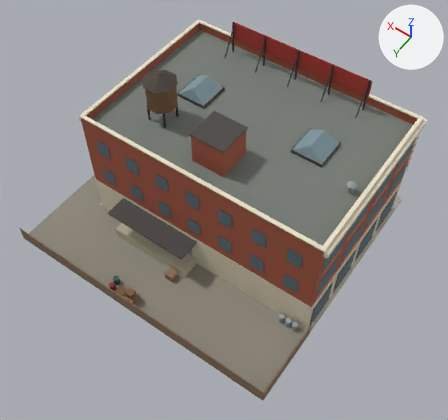
Before and after pictures for a commit that changed the glTF model public/models/store.glb.
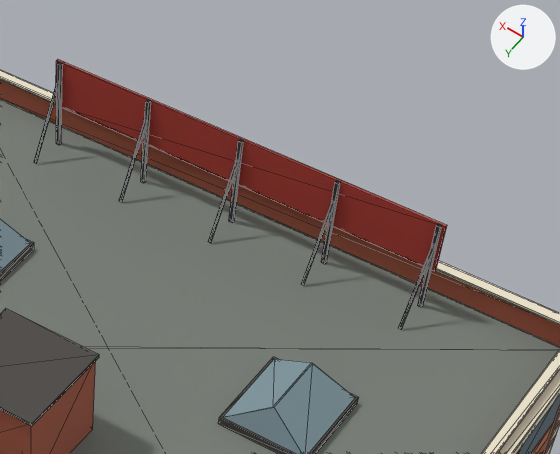
Each version is shown whole from a 50 mm lens placed at (-24.1, 32.6, 53.2), pointed at (-2.6, 2.6, 6.0), then close up on the part from 47% to 92% of the width and 0% to 39% of the height. Lighting does not change. The marker at upper right points along +X, +Y and +Z. The last two pictures show the newer version. The close-ups show mesh edges as thin lines. Vertices at exactly the same position are counted once.

Objects in the first close-up: 'store'.
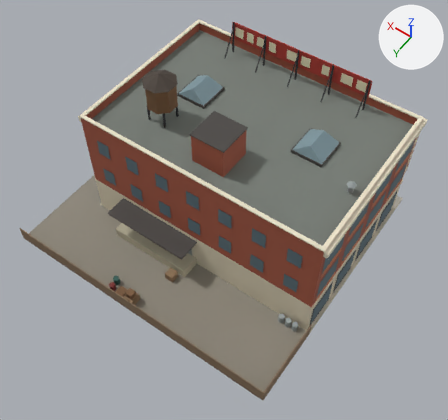
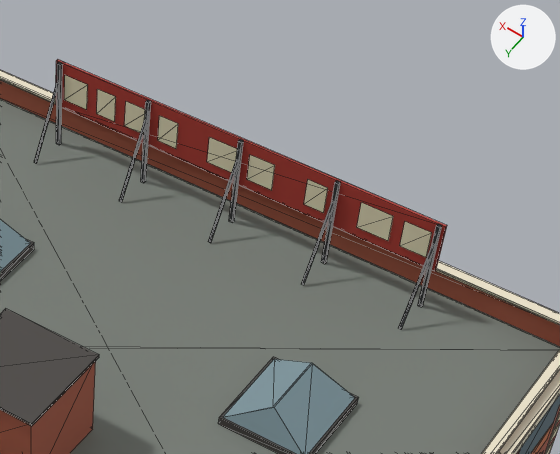
Location of each change, (x1, y1, x2, y2) in pixels of the close-ups (560 x 454 px):
part 1 of me_store, added
    after: (64, 75, 432, 257)

What changed in the scene script:
```text
Change me_store:
    used by ob_store; location = (0.0, 0.0, 0.0)
    remove me_store.from_pydata(...)  # 1138 vertices, 1242 faces; spans x -15.0..15.0, y -14.0..14.0, z 0.0..17.6
    add me_store.from_pydata(...)  # 1174 vertices, 1260 faces; spans x -15.0..15.0, y -14.0..14.0, z 0.0..17.6
    me_store part 1
    18 vertices are added at x -9.0..5.7, y -11.0, z 14.4
    18 new vertices lie (0.0, 0.0, 1.0) away from vertices in x -9.0..5.7, y -11.0, z 14.4
    18 new faces join them, mat_win_sign_cream (beige #f0e6c4)
```
